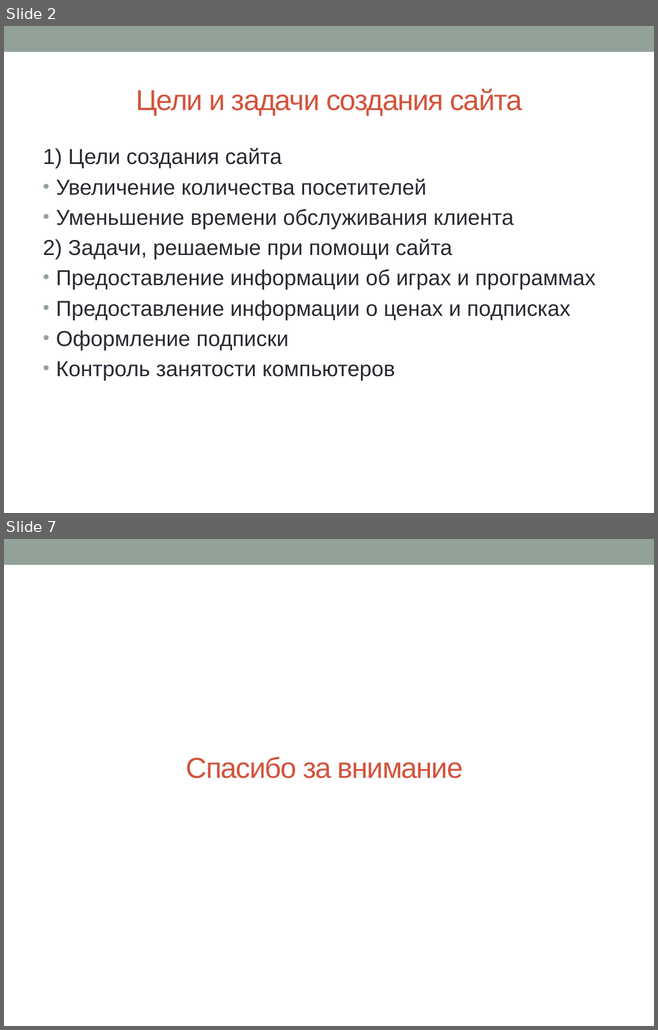
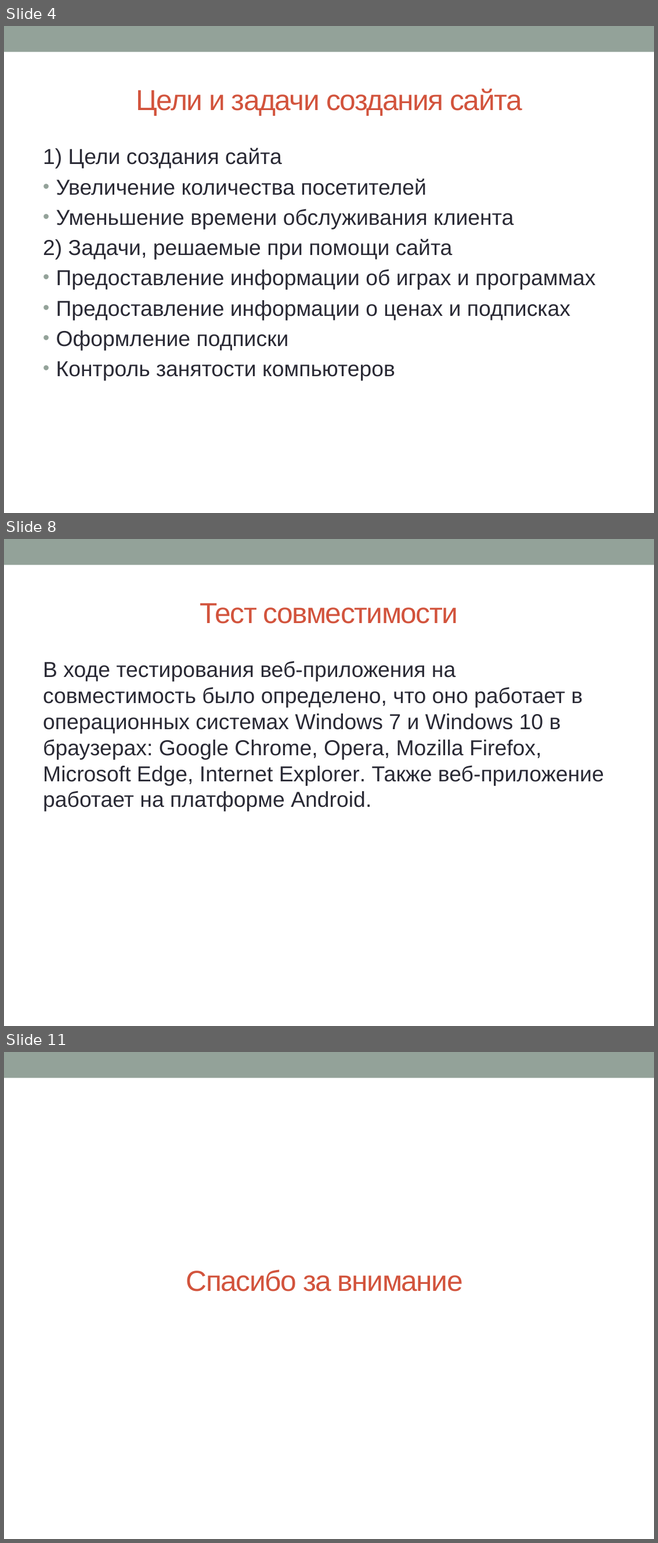
Before and after one commit to sergienkoaleksandr/-, a slide deck: Документы/Презентация.pptx. Shown one above the other, each under a label of ours: slides 2 and 7 before the commit, slides 4, 8 and 11 after it; the slides between them are not shown. The pictures are 658x1030 and 658x1543 pixels, drawn with LibreOffice and Linux fonts; fonts in the diff are those of the drawing. Boxes give left, top, right and bottom in pixels: in the first picture for what was removed or moved away, otherwise in the second. Text is boxed around its words. In the diff, an @@ line names an element or a change of style, - is before the commit and + after.

```diff
--- a/Документы/Презентация.pptx
+++ b/Документы/Презентация.pptx
@@ slide 8 added at [4,539,654,1026], background #FFFFFF; not listed: 1 template element that a slide beside it also shows @@
@@ title added at [199,603,458,624], 32 pt, text #D2533C @@
+Тест совместимости
@@ text added at [43,661,604,812], 24 pt, text #292934 @@
+В ходе тестирования веб-приложения на совместимость было определено, что оно работает в операционных системах Windows 7 и Windows 10 в браузерах: Google Chrome, Opera, Mozilla Firefox, Microsoft Edge, Internet Explorer. Также веб-приложение работает на платформе Android.
@@ what was slide 2 is now slide 4 @@
@@ what was slide 7 is now slide 11 @@
```
Also in this commit, not shown: 7 other slides added, 4 slides removed.
